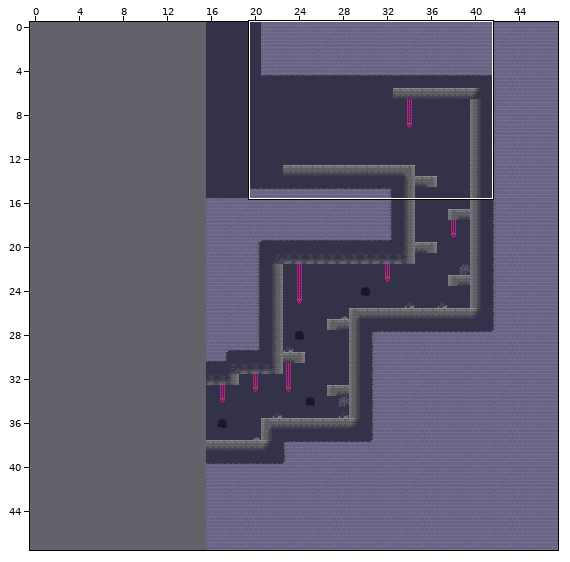
One commit to this Tiled map: Assets/tower1.tmx. Above, an overview of the earlier version with the close-up marked.
Close-up. First the earlier version:
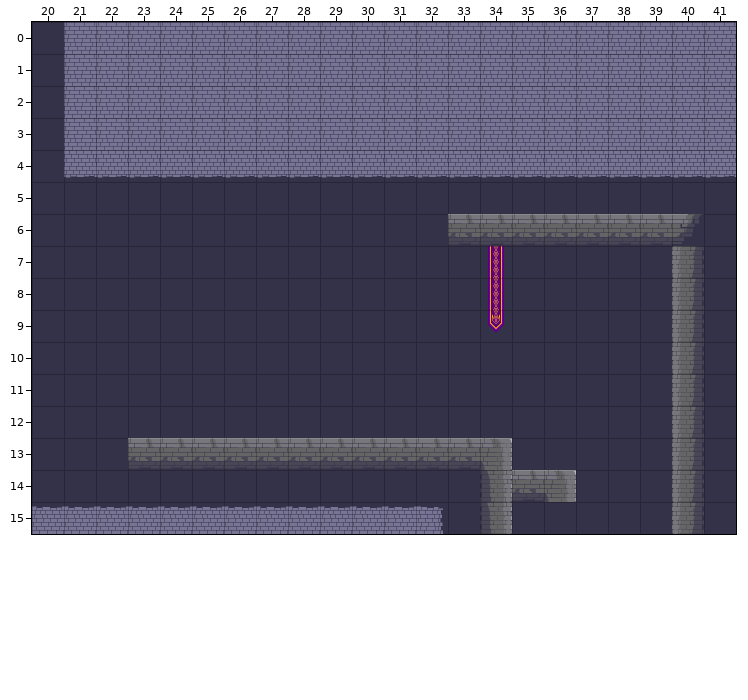
Cells are 64x64 px. Shown: x 20..41, y 0..15. The commit also changed other parts of the map, which this record leaves out. Tiles whose own drawing changed are shown in their newer look in all pictures. The old version is drawn lined up with the new one.
The result:
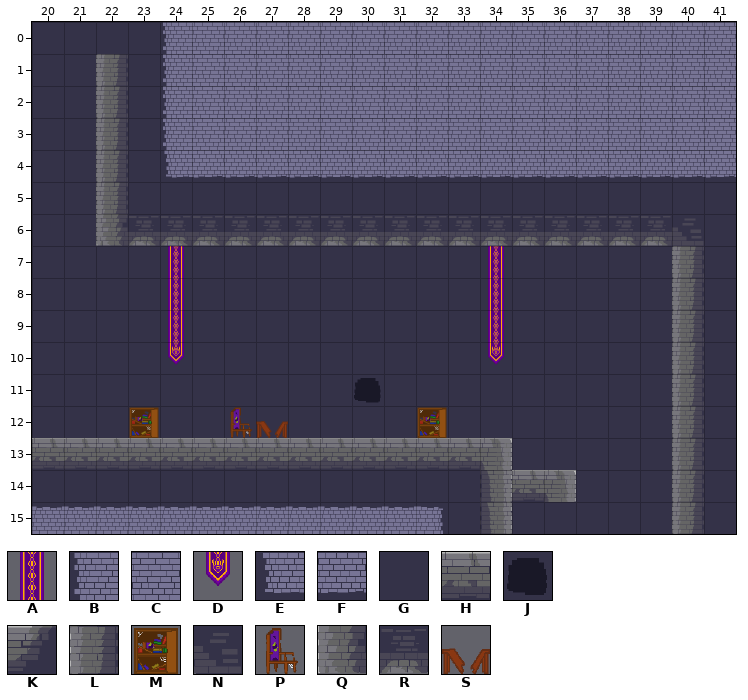
Key: from "Tower Game": A 3, B 8, C 9, D 11, E 16, F 17, G 24, H 26, J 28 "ToBeCleaned", K 33, L 40, M 46 "ToBeCleaned", N 49, P 53 "ToBeCleaned", Q 57, R 58, S 60 "ToBeCleaned".
_ is an empty cell.
Objects are placed by their top-left corner, in cells (3,4 is the top-left corner of cell 3,4); size is 1x1 cell unless given.
Edits made:
map size 100x124 -> 48x48 cells (old content now starts at 16,0; both pictures use the new coordinates)
Layer "Background":
y 0..3: x 21..24 CCCC -> GGGB
y 4: x 21..24 FFFF -> GGGE
Layer "Ground":
y 1..5: x 22 _ -> L
y 6: x 22..40 ___________HHHHHHHK -> QRRRRRRRRRRRRRRRRRN
y 13: x 20..22 ___ -> HHH
Layer "Decorations":
y 7..8: x 24 _ -> A
y 9: x 24 _ -> A; x 34 D -> A
y 10: x 24 _ -> D; x 34 _ -> D
Layer "Objects":
added: J "ToBeCleaned" at 30,11
added: P "ToBeCleaned" at 26,12
added: S "ToBeCleaned" at 27,12
added: M "ToBeCleaned" at 23,12
added: M "ToBeCleaned" at 32,12
